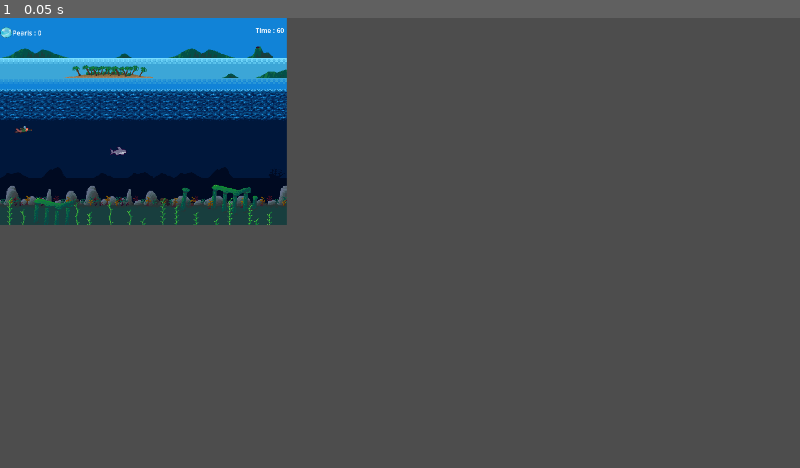
Above: before the commit, frame 1.
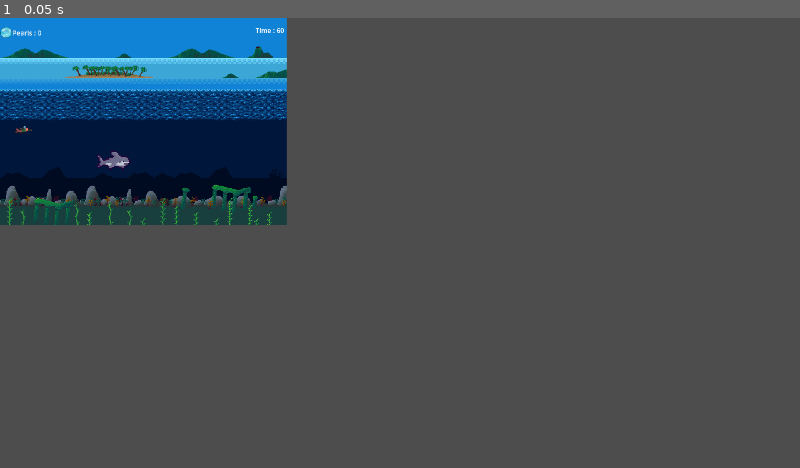
Above: after the commit, the same moment.

Repository: hoaxnt/envelhope-beta
Game: Godot game, scene res://Scenes/minigames/island/pearl_diving.tscn
Two runs of this game, one before a commit and one after it. Both use one fixed random seed, a clock stepped at 60 frames per second and the inputs below. This scene is started directly instead of the project's main scene.
Inputs:
- Up to frame 1 (0.05 s): no input

The runs differ from the first frame. In frame 1, 0.1% of the frame differs, in the area x 12-17%, y 28-34%.
Error in both runs: Invalid access to property or key 'name' on a base object of type 'null instance'. (res://scripts/autoloads/island_npc_interaction.gd:18)

Commit message:
minor fixes

Diff:
--- a/Scenes/minigames/island/pearl_diving.tscn
+++ b/Scenes/minigames/island/pearl_diving.tscn
@@ -1,13 +1,13 @@
 [gd_scene load_steps=21 format=4 uid="uid://bsbnx7njdtlj3"]
 
-[ext_resource type="Script" uid="uid://okg34i6hi7n4" path="res://Scripts/minigames/island/pearl_diving.gd" id="1_a6bgs"]
+[ext_resource type="Script" uid="uid://okg34i6hi7n4" path="res://scripts/minigames/island/pearl_diving.gd" id="1_a6bgs"]
 [ext_resource type="Texture2D" uid="uid://cxx5nrliooey7" path="res://assets/island/minigame_pearldiving/Tileset1.png" id="2_wcao6"]
 [ext_resource type="Texture2D" uid="uid://3m6o5f52vnau" path="res://assets/island/minigame_pearldiving/Tileset3.png" id="3_wpnsi"]
-[ext_resource type="PackedScene" uid="uid://xt2vbq4u5q7y" path="res://Scenes/characters/player_pearldiving.tscn" id="4_g6jhb"]
-[ext_resource type="PackedScene" uid="uid://p016lxodfcex" path="res://Scenes/utils/pearl.tscn" id="5_4x152"]
+[ext_resource type="PackedScene" uid="uid://xt2vbq4u5q7y" path="res://scenes/characters/player_pearldiving.tscn" id="4_g6jhb"]
+[ext_resource type="PackedScene" uid="uid://p016lxodfcex" path="res://scenes/utils/pearl.tscn" id="5_4x152"]
 [ext_resource type="Texture2D" uid="uid://cn43ev0sctfhp" path="res://assets/island/minigame_pearldiving/pearl.png" id="6_qpj22"]
-[ext_resource type="PackedScene" uid="uid://bjocvfb1q65td" path="res://Scenes/minigames/island/fish_obstacle.tscn" id="7_wrw2s"]
-[ext_resource type="PackedScene" uid="uid://ddjjen64m35ag" path="res://Scenes/minigames/island/movement_area.tscn" id="8_88g0q"]
+[ext_resource type="PackedScene" uid="uid://bjocvfb1q65td" path="res://scenes/minigames/island/fish_obstacle.tscn" id="7_wrw2s"]
+[ext_resource type="PackedScene" uid="uid://ddjjen64m35ag" path="res://scenes/minigames/island/movement_area.tscn" id="8_88g0q"]
 
 [sub_resource type="TileSetAtlasSource" id="TileSetAtlasSource_wpnsi"]
 texture = ExtResource("2_wcao6")
@@ -2745,7 +2745,6 @@
 
 [node name="fish_obstacle" parent="." instance=ExtResource("7_wrw2s")]
 position = Vector2(295, 298)
-scale = Vector2(0.5, 0.5)
 script = null
 
 [node name="CanvasLayer" type="CanvasLayer" parent="." groups=["player"]]
